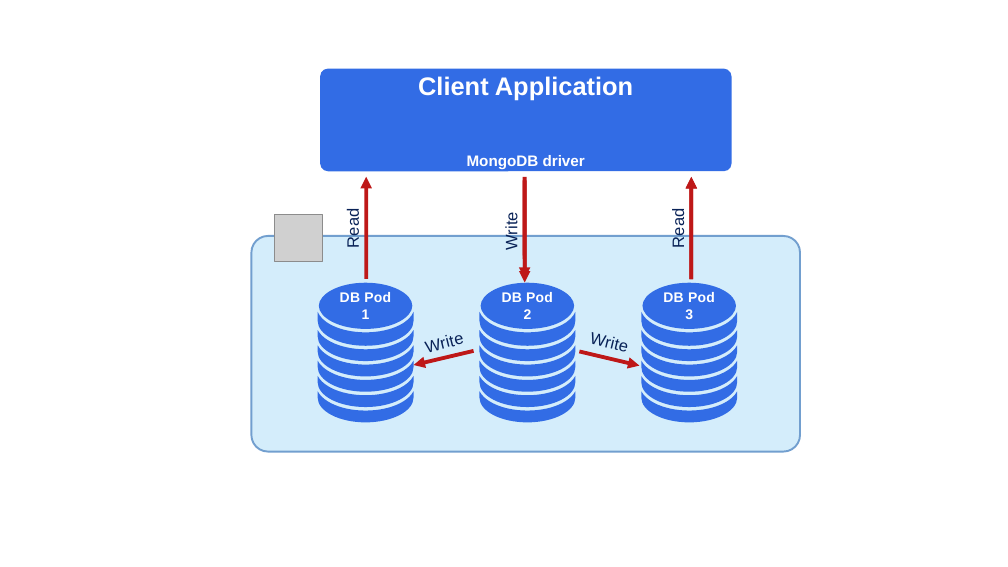
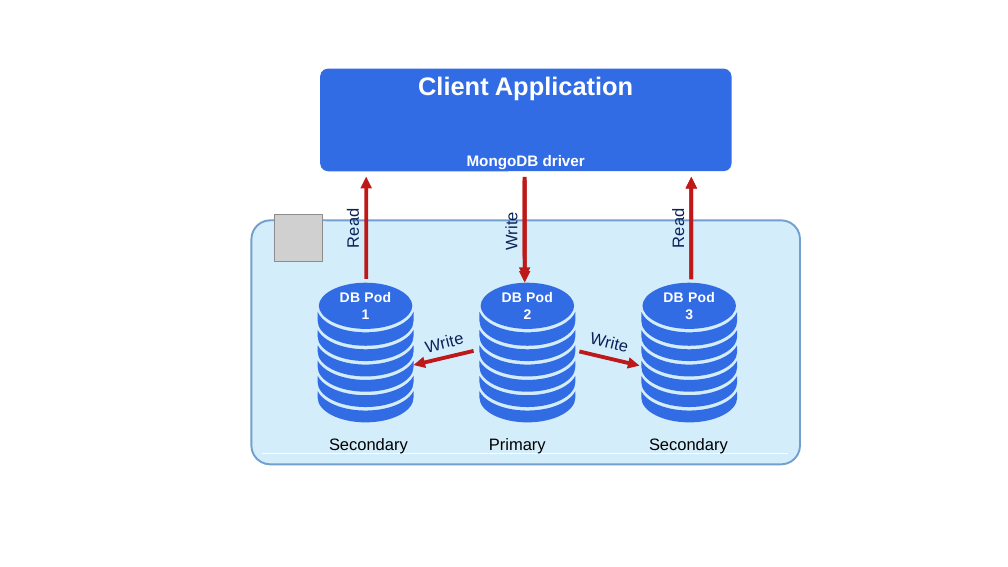
Before and after one commit to percona/k8spsmdb-docs, a slide deck: slide 3 of docs/assets/images/sources/sharding.odp. Drawn at 1008x567 pixels with LibreOffice and Linux fonts; fonts in the diff are those of the drawing; grey boxes stand for pictures. Boxes give left, top, right and bottom in pixels: in the first picture for what was removed or moved away, otherwise in the second. Text is boxed around its words. In the diff, an @@ line names an element or a change of style, - is before the commit and + after.

```diff
--- a/docs/assets/images/sources/sharding.odp
+++ b/docs/assets/images/sources/sharding.odp
@@ rounded rectangle: place and size @@
-rounded rectangle at <box>252,236,800,452</box>
+rounded rectangle at <box>252,220,800,465</box>
@@ text added at <box>329,438,408,454</box>, 13 pt, text #000000 @@
+Secondary
@@ text added at <box>489,438,546,454</box>, 13 pt, text #000000 @@
+Primary
@@ text added at <box>649,438,728,454</box>, 13 pt, text #000000 @@
+Secondary
```
Also in this commit, not shown: 2 other files.
